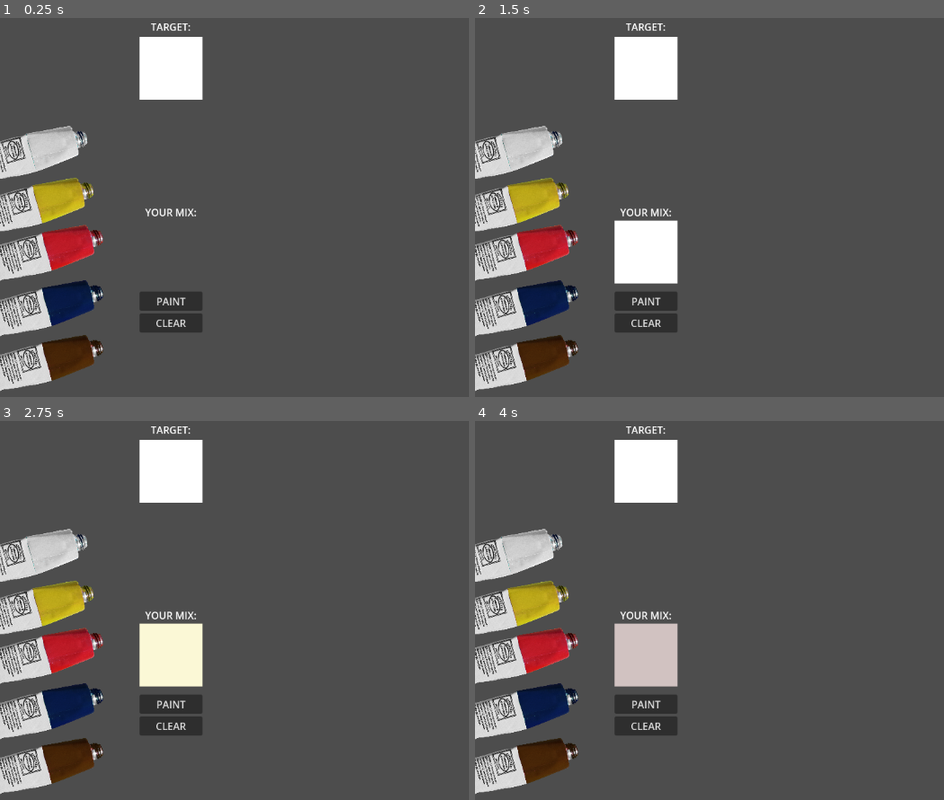
Above: before the commit, frames 1-4 (two rows, left to right).
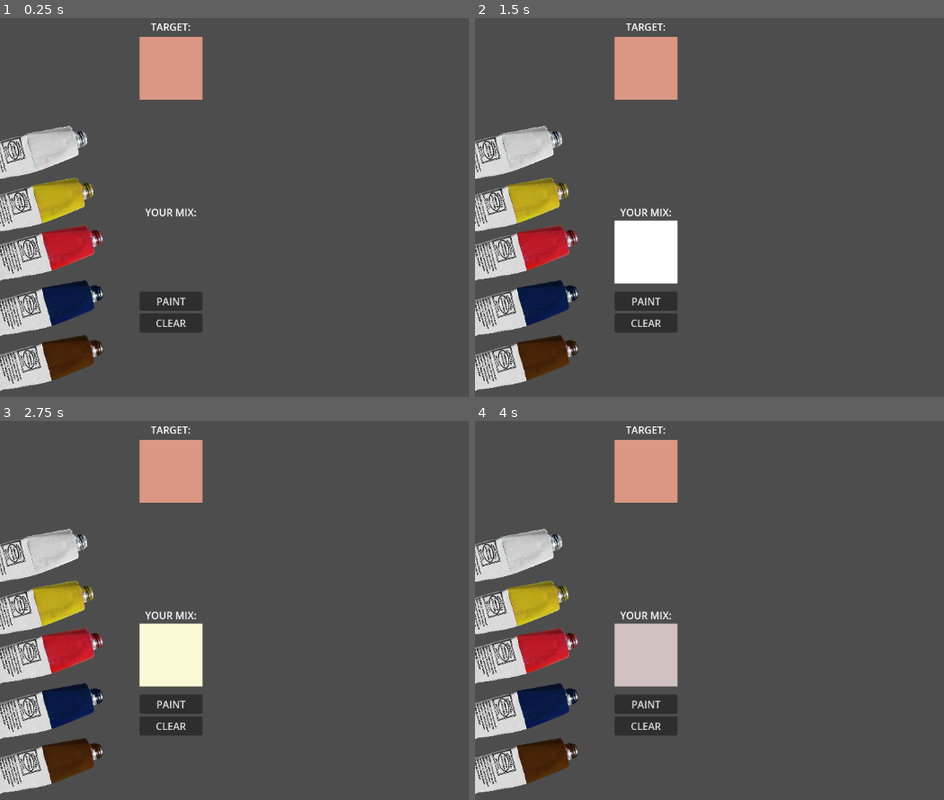
Above: after the commit, the same moments.

Repository: uzairahmad2/ColorMixing
Game: Godot game, scene res://levels/level_0.tscn
Same seed, same stepped clock (60 frames per second), same inputs: the game is played once before the commit and once after it.
Inputs (mouse positions are in pixels of both pictures, inside the frame that each line leads up to):
- Up to frame 1 (0.25 s): no input
- Up to frame 2 (1.5 s): click "PAINT" at 0.5 s; click (489, 158) at 1.25 s
- Up to frame 3 (2.75 s): click (18, 610) at 2 s
- Up to frame 4 (4 s): click (503, 659) at 2.75 s; click (503, 712) at 3.5 s

The runs differ from the first frame. In frame 1, 2.3% of the frame differs, in the area x 29-44%, y 4-22%; in frame 2, 2.3%; in frame 3, 2.3%; in frame 4, 2.3%.

Commit message:
setup pigmint (unfinished)

Diff:
--- a/classes/painting.gd
+++ b/classes/painting.gd
@@ -10,23 +10,19 @@
 signal painting_finished()
 
 
-func _ready() -> void:
-	if current_jigsaw >= get_child_count():
-		return
-	if not get_child(current_jigsaw) == Jigsaw:
-		return
-	jigsaw_ready.emit(get_child(current_jigsaw).want_color)
+func get_current_jigsaw_color() -> Color:
+	if current_jigsaw >= get_child_count() or not get_child(current_jigsaw) is Jigsaw:
+		return Color.WHITE
+	return get_child(current_jigsaw).want_color
 
 func paint_jigsaw(color:Color) -> void:
-	if current_jigsaw >= get_child_count():
-		return
-	if not get_child(current_jigsaw) is Jigsaw:
+	if current_jigsaw >= get_child_count() or not get_child(current_jigsaw) is Jigsaw:
 		return
 
 	get_child(current_jigsaw).paint(color)
 	current_jigsaw += 1
 
-	if current_jigsaw >= get_child_count():
+	if current_jigsaw >= get_child_count() or not get_child(current_jigsaw) is Jigsaw:
 		painting_finished.emit()
-	elif get_child(current_jigsaw) is Jigsaw:
-		jigsaw_ready.emit(get_child(current_jigsaw).want_color)
+		return
+	jigsaw_ready.emit(get_child(current_jigsaw).want_color)
--- a/levels/level_0.tscn
+++ b/levels/level_0.tscn
@@ -1,32 +1,32 @@
-[gd_scene format=3 uid="uid://erlfvip1aqqa"]
+[gd_scene load_steps=4 format=3 uid="uid://erlfvip1aqqa"]
 
 [ext_resource type="PackedScene" uid="uid://cxr207p2mumkp" path="res://scenes/paint_manager.tscn" id="1_eus5j"]
 [ext_resource type="Script" uid="uid://s6e6gsqkq7j1" path="res://classes/painting.gd" id="2_823pn"]
 [ext_resource type="Script" uid="uid://bx133bur2t143" path="res://classes/jigsaw.gd" id="3_iss0w"]
 
-[node name="level0" type="Node2D" unique_id=1468654253]
+[node name="level0" type="Node2D"]
 
-[node name="paint_manager" parent="." unique_id=847882021 node_paths=PackedStringArray("painting") instance=ExtResource("1_eus5j")]
+[node name="paint_manager" parent="." node_paths=PackedStringArray("painting") instance=ExtResource("1_eus5j")]
 painting = NodePath("Painting")
 
-[node name="Painting" type="Node2D" parent="paint_manager" unique_id=1402904388]
+[node name="Painting" type="Node2D" parent="paint_manager"]
 position = Vector2(480, 98)
 script = ExtResource("2_823pn")
 metadata/_custom_type_script = "uid://s6e6gsqkq7j1"
 
-[node name="Jigsaw" type="Polygon2D" parent="paint_manager/Painting" unique_id=1115985231]
+[node name="Jigsaw" type="Polygon2D" parent="paint_manager/Painting"]
 polygon = PackedVector2Array(82, 39, 63, 140, 114, 232, 160, 278, 200, 262, 224, 222, 240, 134, 264, 62, 264, 38, 240, 14, 166, -5)
 script = ExtResource("3_iss0w")
 want_color = Color(0.8564983, 0.5929062, 0.51303655, 1)
 metadata/_custom_type_script = "uid://bx133bur2t143"
 
-[node name="Jigsaw2" type="Polygon2D" parent="paint_manager/Painting" unique_id=601680177]
+[node name="Jigsaw2" type="Polygon2D" parent="paint_manager/Painting"]
 polygon = PackedVector2Array(240, 14, 312, 46, 312, 102, 296, 254, 288, 334, 232, 342, 232, 302, 160, 278, 200, 262, 224, 222, 240, 134, 264, 62, 264, 38)
 script = ExtResource("3_iss0w")
 want_color = Color(0.54171133, 0.32984492, 0.2028125, 1)
 metadata/_custom_type_script = "uid://bx133bur2t143"
 
-[node name="Jigsaw3" type="Polygon2D" parent="paint_manager/Painting" unique_id=1001323651]
+[node name="Jigsaw3" type="Polygon2D" parent="paint_manager/Painting"]
 antialiased = true
 polygon = PackedVector2Array(80, 38, 112, -42, 328, -58, 424, 62, 400, 198, 448, 350, 280, 358, 288, 334, 304, 190, 312, 102, 312, 46, 240, 14, 168, -2)
 script = ExtResource("3_iss0w")
--- a/project.godot
+++ b/project.godot
@@ -12,7 +12,7 @@
 
 config/name="Color Mixing"
 run/main_scene="uid://erlfvip1aqqa"
-config/features=PackedStringArray("4.6", "GL Compatibility")
+config/features=PackedStringArray("4.5", "GL Compatibility")
 config/icon="res://icon.svg"
 
 [physics]
--- a/scenes/paint_manager.gd
+++ b/scenes/paint_manager.gd
@@ -17,6 +17,9 @@
 		painting.jigsaw_ready.connect(jigsaw_ready)
 		painting.painting_finished.connect(painting_finished)
 
+	paint_target.color = painting.get_current_jigsaw_color()
+	paint.clear()
+
 func submit_paint() -> void:
 	if painting == null:
 		return
@@ -26,7 +29,6 @@
 
 
 func jigsaw_ready(want_color:Color) -> void:
-	print("Jig")
 	paint_target.color = want_color
 	paint.clear()
 
Not shown, added: addons/pigmint/pigmint.gd
Not shown, added: addons/pigmint/pigmint.gd.uid
